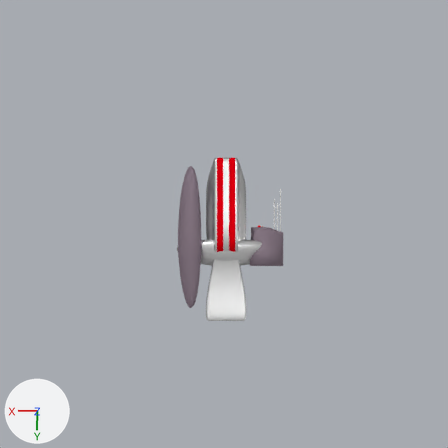
What one commit did to the Blender file development reference/blender/Gunboat.blend.
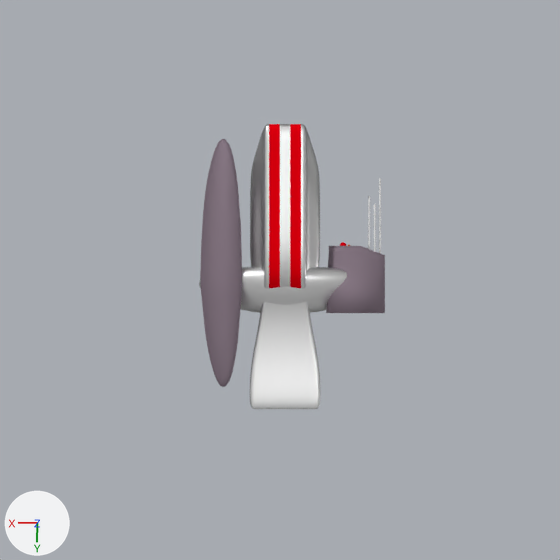
There are two pictures of each version: one from the file's camera 'Camera', one close up on the part from 14% to 86% of the width and 19% to 91% of the height. Every picture has the same lights, and +X, +Y and +Z are marked at lower left.
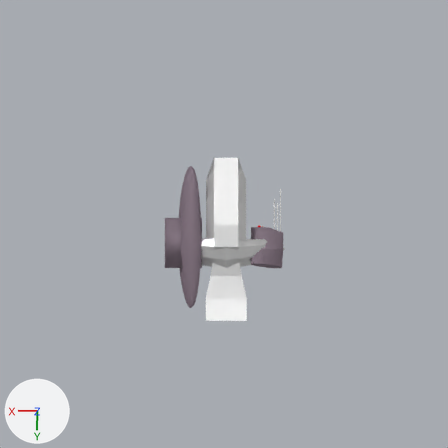
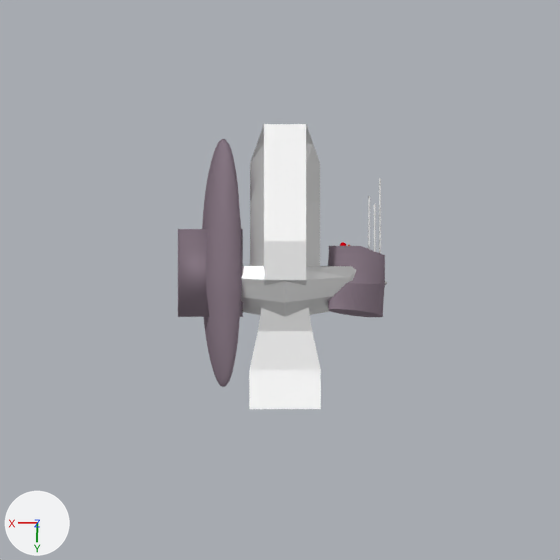
Commit message: Modified gunboat

Location of each change, (x1, y1, x2, y2) in pixels of the close-ups (560 x 560 px; the box of a moved part takes in the faces that stretch with it):
'Cube', shading changed, recoloured, modifiers changed: before (250, 124, 320, 409); after (249, 124, 321, 409)
'Cube.001', modifiers changed: before (199, 267, 347, 313); after (241, 266, 388, 317)
'Cylinder', reshaped: before (326, 246, 385, 313); after (328, 246, 385, 317)
'Text.001', added: after (178, 229, 210, 317)
part 1 of me_cube, shading changed: (250, 128, 320, 406) in both
part 2 of me_cube, recoloured (red to white): (269, 128, 301, 265) in both
part 3 of me_cylinder, moved or reshaped: before (326, 283, 385, 313); after (328, 283, 385, 317)

Edits to the bpy script that builds the scene:
```text
Change me_cube:
    where me_cube.from_pydata(...)  # 418 vertices, 416 faces; spans x -1.69..1.69, y -0.83..1.0, z -2.19..3.24
    used by ob_cube; location = (-0.09, 1.05, 0.23); scale = (0.53, 3.9, 0.38)
    me_cube part 1: all faces are now shaded flat (416 of 416 changed)
    me_cube part 2: all 32 faces that had it switch from mat_highlight_1 (red #e7000e) to mat_chrome (white #e7e7e7)
Change me_cylinder:
    used by ob_cylinder; location = (-1.86, 1.81, 0.53); rotation_euler = (1.571, 0.0, 0.0), in degrees (90, 0, 0); scale = (0.733, 0.733, 0.733)
    remove me_cylinder.from_pydata(...)  # 384 vertices, 322 faces; spans x -1.0..1.0, y -0.94..0.94, z -1.0..1.3
    add me_cylinder.from_pydata(...)  # 384 vertices, 322 faces; spans x -1.0..0.99, y -0.57..0.57, z -1.15..1.3
    me_cylinder part 3: 64 of 384 vertices moved; they spanned x -1.0..1.0, y -0.94..0.94, z -1.0 and now span x -0.93..0.93, y -0.57..0.57, z -1.15..-0.85; mean shift (0.0, 0.0, 0.0); largest move (0.56, -0.78, -1.0) -> (0.66, -0.12, -0.99)
Add me_text_002:
    me_text_002.from_pydata(...)  # 436 vertices, 336 faces; spans x -0.46..0.54, y -0.5..0.68, z -2.33..2.33
    me_text_002.materials.append(mat_cowling)  # grey #978693
Change ob_cube:
    remove _m = ob_cube.modifiers.new('Subdivision', 'SUBSURF')
    remove _m.levels = 2
    remove _m.render_levels = 3
Change ob_cube_001:
    remove _m = ob_cube_001.modifiers.new('Subdivision', 'SUBSURF')
Add ob_text_001:
    ob_text_001 = bpy.data.objects.new('Text.001', me_text_002)
    ob_text_001.location = (1.89, 1.54, 0.4)
    ob_text_001.rotation_euler = (-1.571, 1.66, -3.142)  # degrees (-90, 95, -180)
    ob_text_001.scale = (1.0, 1.0, 0.472)
Add ob_text:
    ob_text = bpy.data.objects.new('Text', me_text_002.copy())
    ob_text.location = (1.34, 1.54, 0.4)
    ob_text.rotation_euler = (1.571, 2.431, 0.0)  # degrees (90, 139, 0)
    ob_text.scale = (1.0, 1.0, 0.472)
```
